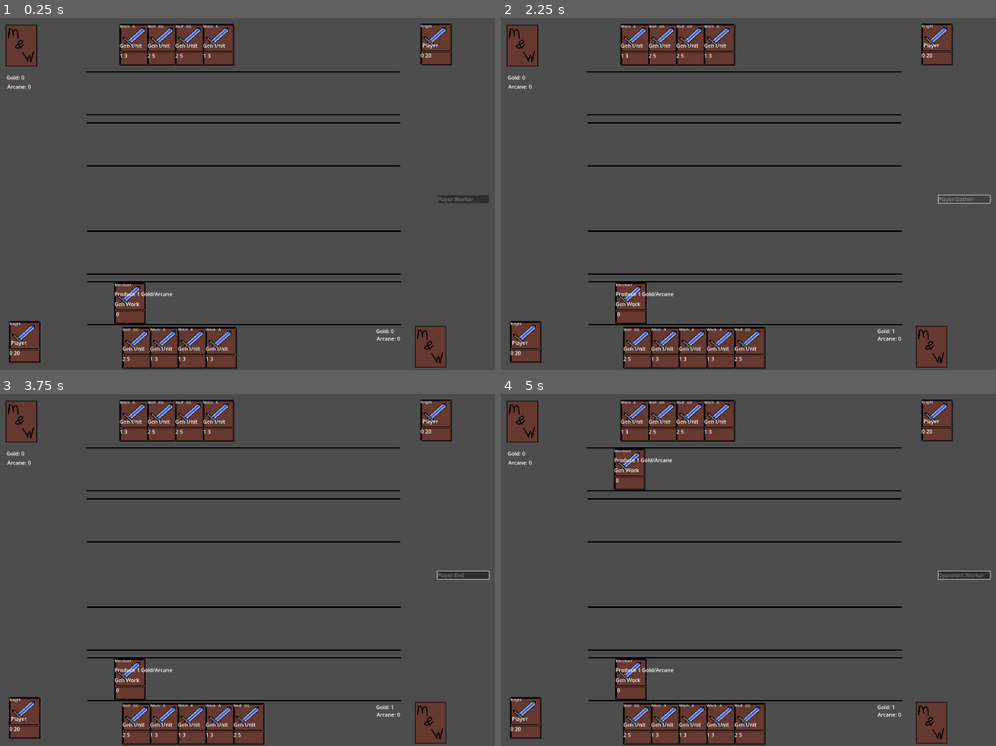
Above: before the commit, frames 1-4 (two rows, left to right).
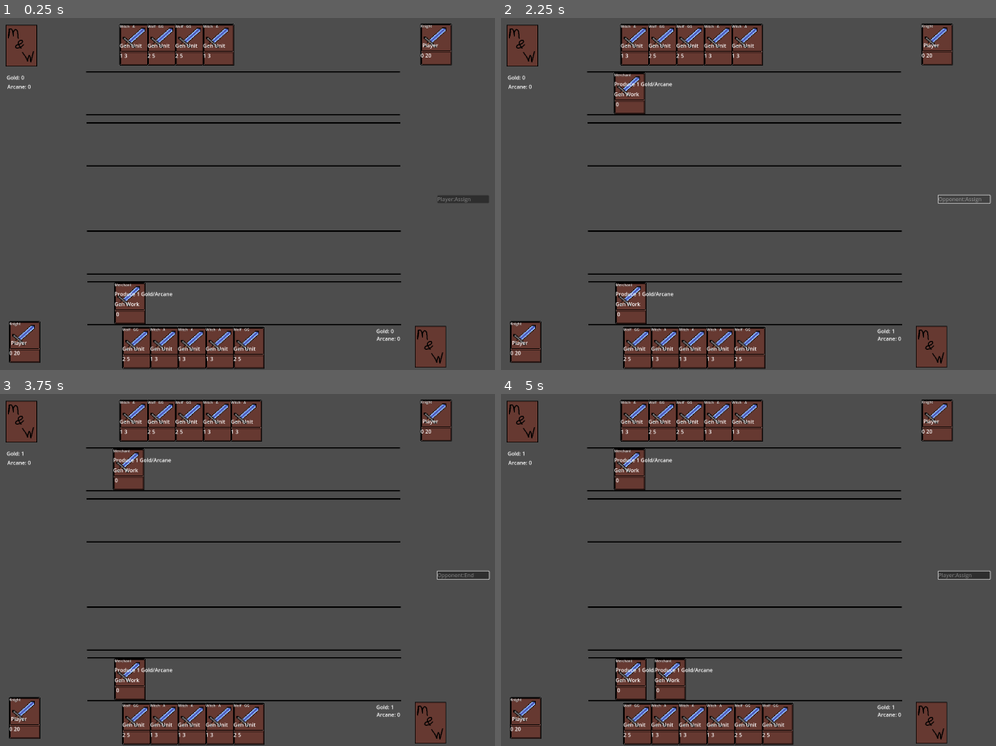
Above: after the commit, the same moments.

Repository: bmhazlett/WizardsNMerchants
Game: Godot game, scene res://Scenes/main.tscn
The game is run twice, just before and just after one commit, with the same random seed, the same clock (stepped at 60 frames per second) and the same inputs.
Inputs (mouse positions are in pixels of both pictures, inside the frame that each line leads up to):
- Up to frame 1 (0.25 s): no input
- Up to frame 2 (2.25 s): click (966, 197) at 0.5 s; click (966, 197) at 1.25 s; click (966, 197) at 2 s
- Up to frame 3 (3.75 s): tap Enter at 2.75 s; drag from (465, 573) to (430, 724) at 2.77 s; tap Space at 3.5 s; drag from (430, 724) to (19, 422) at 3.52 s
- Up to frame 4 (5 s): tap Enter at 4.25 s; click (520, 422) at 4.42 s

The runs differ from the first frame. In frame 1, 0.8% of the frame differs, in the area x 47-96%, y 50-100%; in frame 2, 1.6%; in frame 3, 1.6%; in frame 4, 2.3%, in the area x 4-98%, y 1-100%.

Commit message:
More updates

Diff:
--- a/Scripts/card.gd
+++ b/Scripts/card.gd
@@ -86,14 +86,14 @@
 	if event is InputEventMouseButton:
 		var game_manager = get_parent().get_node('GameManager')
 		if event.button_index == MOUSE_BUTTON_LEFT and !event.pressed:
-			if curr_area and UiVariables.player_gold >= self.gold_cost and UiVariables.player_arcane >= self.arcane_cost and self.action != 'cast' and !opponent:
+			if curr_area and UiVariables.player_gold >= self.gold_cost and UiVariables.player_arcane >= self.arcane_cost and self.action != 'cast' and !opponent and 'Opponent' not in curr_area.name and 'Worker' not in curr_area.name:
 				_cast_card()
-			elif curr_area and UiVariables.player_gold_opponent >= self.gold_cost and UiVariables.player_arcane_opponent >= self.arcane_cost and self.action != 'cast' and opponent:
+			elif curr_area and UiVariables.player_gold_opponent >= self.gold_cost and UiVariables.player_arcane_opponent >= self.arcane_cost and self.action != 'cast' and opponent and 'Opponent' in curr_area.name and  'Worker' not in curr_area.name:
 				_cast_card()
 			elif event.button_index == MOUSE_BUTTON_LEFT and !event.pressed and self.action == 'cast':
 				if !UiVariables.select:
 					SignalBus._on_card_selected.emit(self)
-				elif UiVariables.select != self and game_manager.phases[game_manager.phase_index] == 'Main':
+				elif UiVariables.select != self and game_manager.phases[game_manager.phase_index] == 'Main' and self.card_id != 'Worker':
 					SignalBus._on_card_targeted.emit(self)
 					SignalBus._on_card_deselected.emit()
 
--- a/Scripts/game_manager.gd
+++ b/Scripts/game_manager.gd
@@ -17,10 +17,10 @@
 	$Label.text = turn + ':' + phases[phase_index]
 	if !start:
 		for i in range(4):
-			draw_phase()
+			draw_phase(1)
 		turn = 'Opponent'
 		for i in range(4):
-			draw_phase()
+			draw_phase(1)
 		turn = 'Player'
 
 		worker_phase()
@@ -29,7 +29,7 @@
 func assign_phase():
 	print('assign')
 
-func draw_phase():
+func draw_phase(start):
 	var instance = card.instantiate()
 	var size = CardDB.CARD_DB.size()
 	var random_key = CardDB.CARD_DB.keys()[randi() % size]
@@ -37,6 +37,8 @@
 	if turn == 'Opponent':
 		instance.opponent = true
 	get_parent().add_child(instance)
+	if not start:
+		$Button.pressed.emit()
 
 func worker_phase():
 	if turn == 'Opponent' and len(opponent_workers) == 5:
@@ -58,6 +60,7 @@
 	else:
 		opponent_workers.append(instance)
 	SignalBus._on_card_casted.emit(instance, zone)
+	$Button.pressed.emit()
 
 func gather_phase():
 	var workers = player_workers
@@ -79,8 +82,10 @@
 			else:
 				UiVariables.player_arcane += 1
 		i += 1
+	$Button.pressed.emit()
 
 func _on_change_phase():
+	print(phases[phase_index])
 	if phase_index == len(phases) - 1:
 		if turn == 'Player':
 			turn = 'Opponent'
@@ -90,7 +95,7 @@
 	if phases[phase_index] == 'Worker':
 		worker_phase()
 	elif phases[phase_index] == 'Draw':
-		draw_phase()
+		draw_phase(0)
 	elif phases[phase_index] == 'Assign':
 		assign_phase()
 	elif phases[phase_index] == 'Gather':
Not shown, changed: export_presets.cfg
